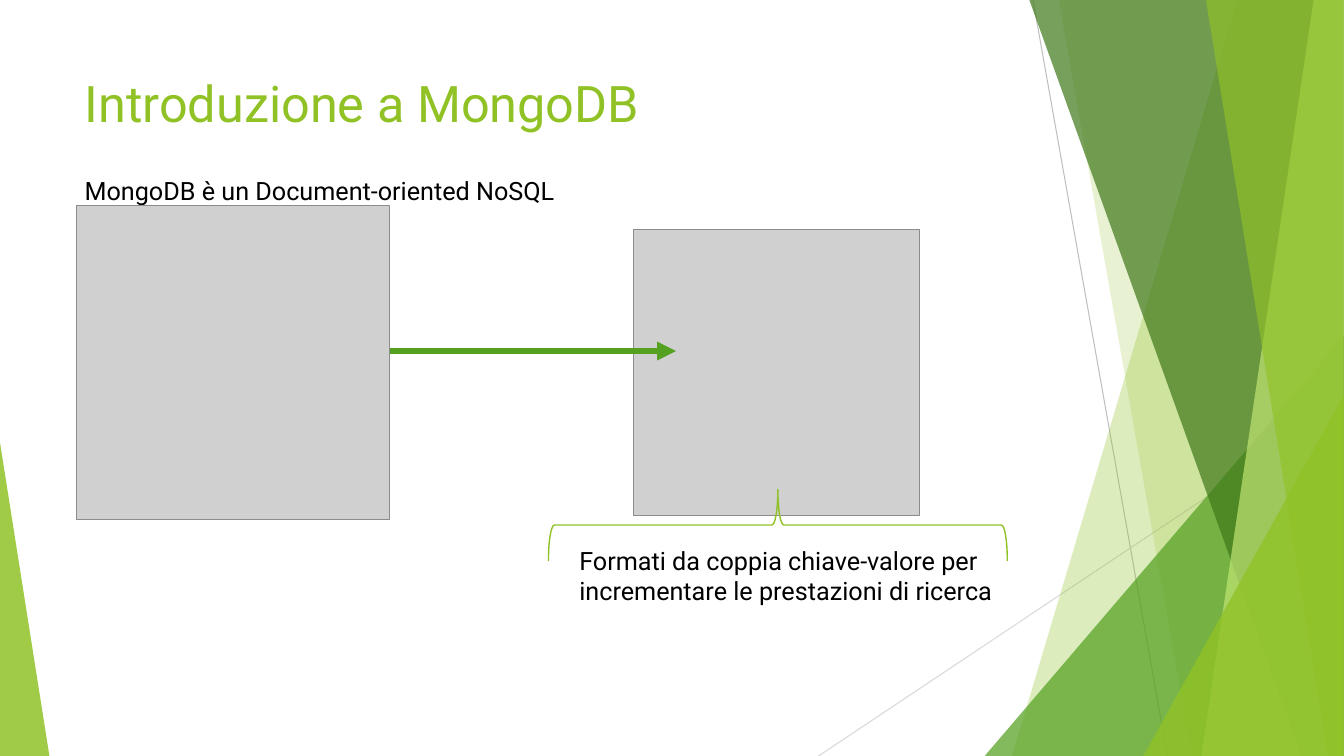
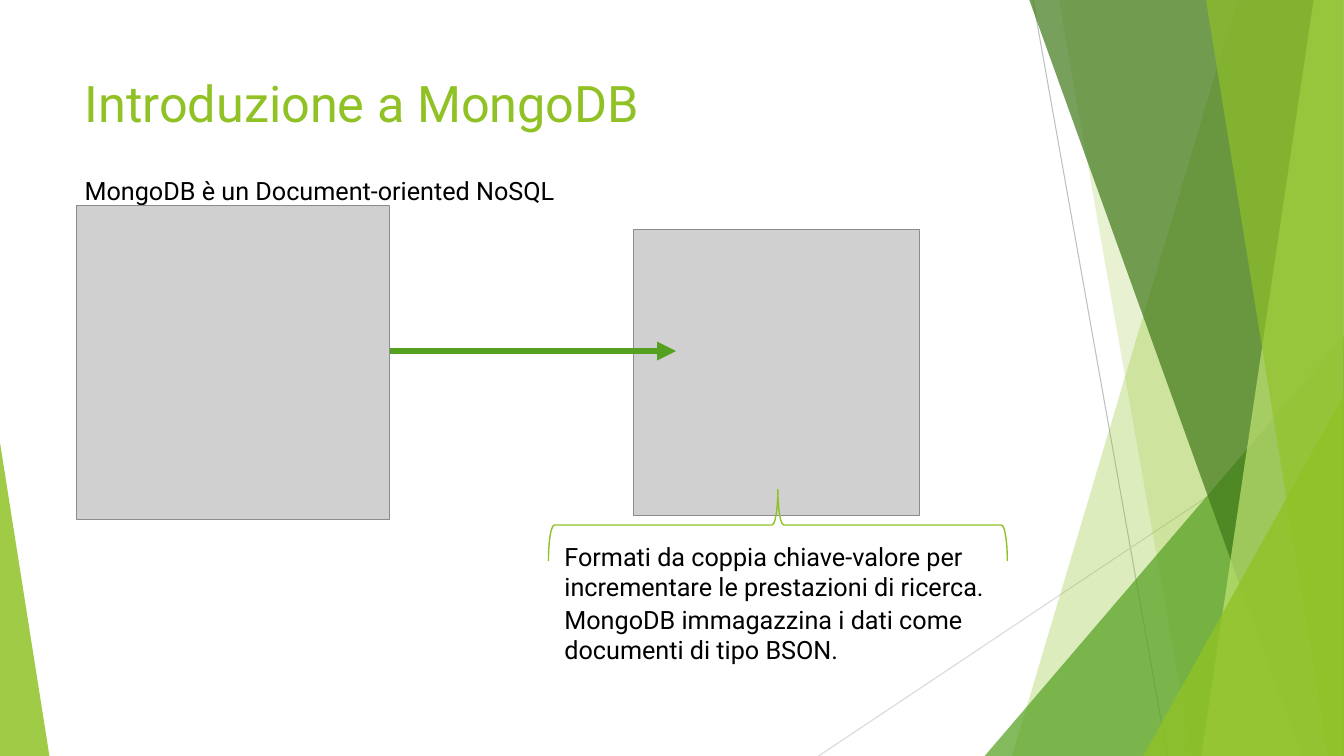
Before and after one commit to Buzzolan/VeronaCardMongoDB, a slide deck: slide 3 of Presentazione_progetto.pptx. Drawn at 1344x756 pixels with LibreOffice and Linux fonts; fonts in the diff are those of the drawing; grey boxes stand for pictures. Boxes give left, top, right and bottom in pixels: in the first picture for what was removed or moved away, otherwise in the second. Text is boxed around its words. In the diff, an @@ line names an element or a change of style, - is before the commit and + after.

Commit message:
Update Presentazioe struttura dati

```diff
--- a/Presentazione_progetto.pptx
+++ b/Presentazione_progetto.pptx
@@ text "Formati da coppia chiave-valore per" moved from (x1=579, y1=551, x2=992, y2=605) to (x1=564, y1=547, x2=984, y2=601) @@
@@ text at (x1=564, y1=577, x2=984, y2=601): text changed @@
-incrementare le prestazioni di ricerca
+incrementare le prestazioni di ricerca.
@@ text added at (x1=564, y1=610, x2=962, y2=664), 18 pt, text #000000 @@
+MongoDB immagazzina i dati come documenti di tipo BSON.
```
Also in this commit, not shown: 2 other slides changed, 4 slides added.
